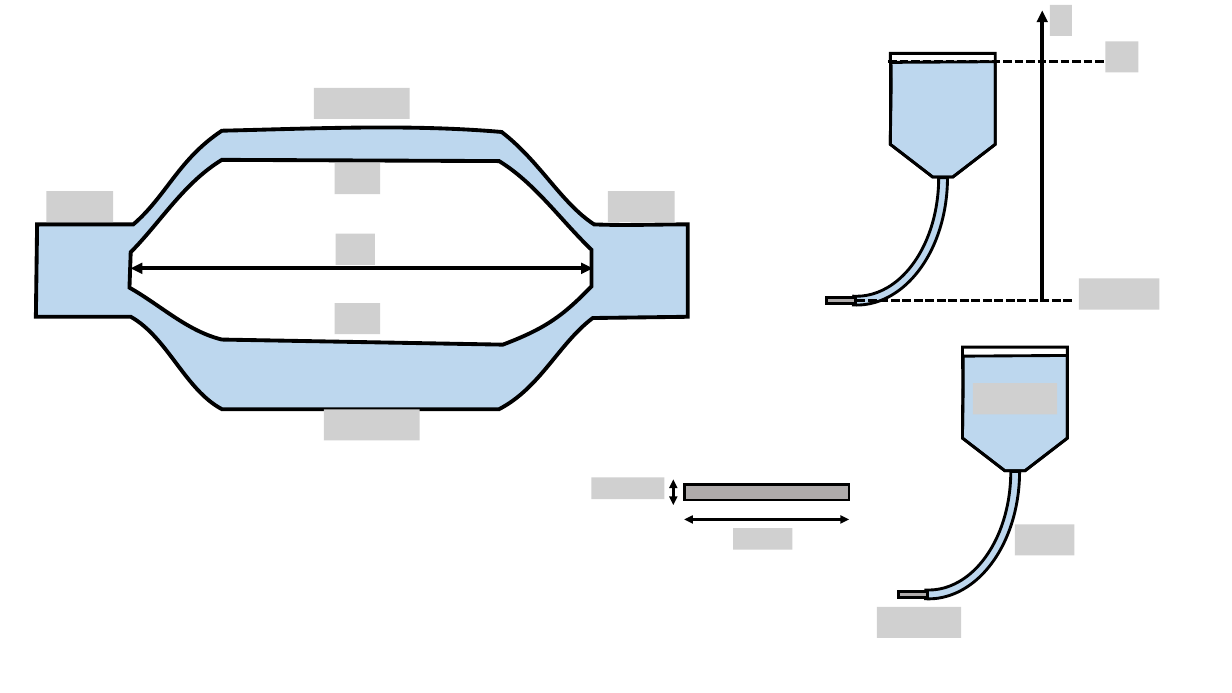
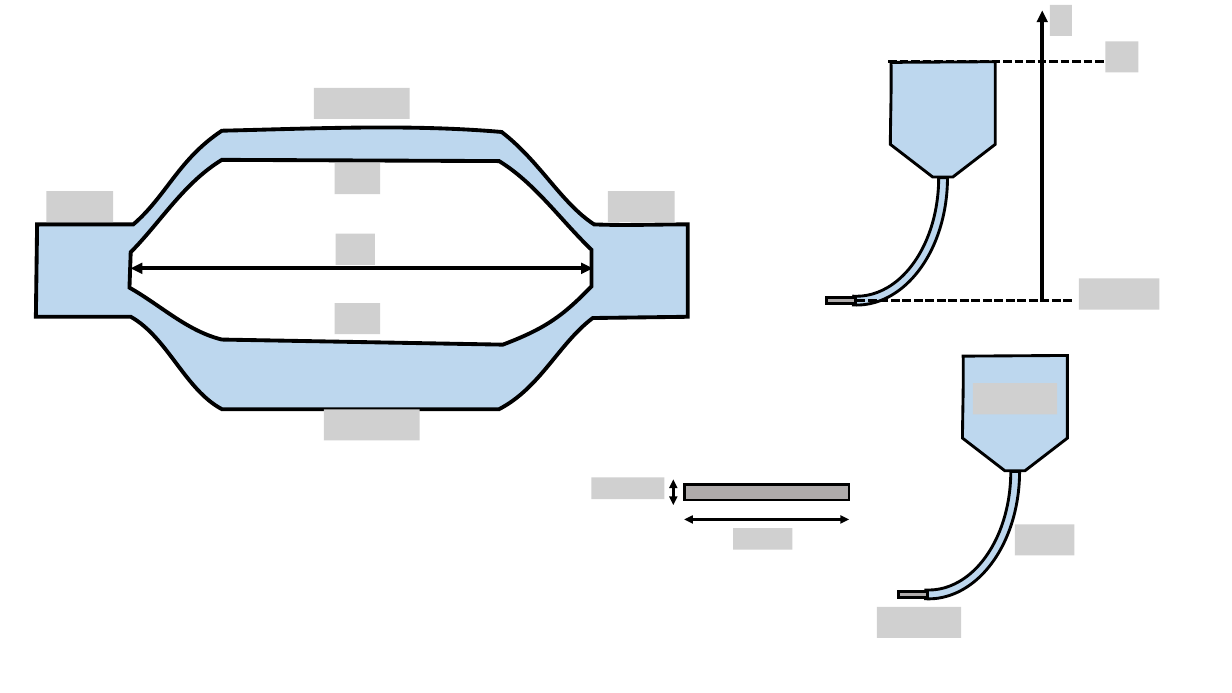
Before and after one commit to OSTP/PhysicsArtofModelling, a slide deck: slide 12 of tex/figures/FluidMechanics/Figures.pptx. Drawn at 1232x693 pixels with LibreOffice and Linux fonts; fonts in the diff are those of the drawing; grey boxes stand for pictures. Boxes give left, top, right and bottom in pixels: in the first picture for what was removed or moved away, otherwise in the second. Text is boxed around its words. In the diff, an @@ line names an element or a change of style, - is before the commit and + after.

```diff
--- a/tex/figures/FluidMechanics/Figures.pptx
+++ b/tex/figures/FluidMechanics/Figures.pptx
@@ freeform shape removed at bbox=[891, 54, 996, 177] @@
@@ freeform shape removed at bbox=[963, 348, 1068, 471] @@
```
Also in this commit, not shown: 1 other file.
